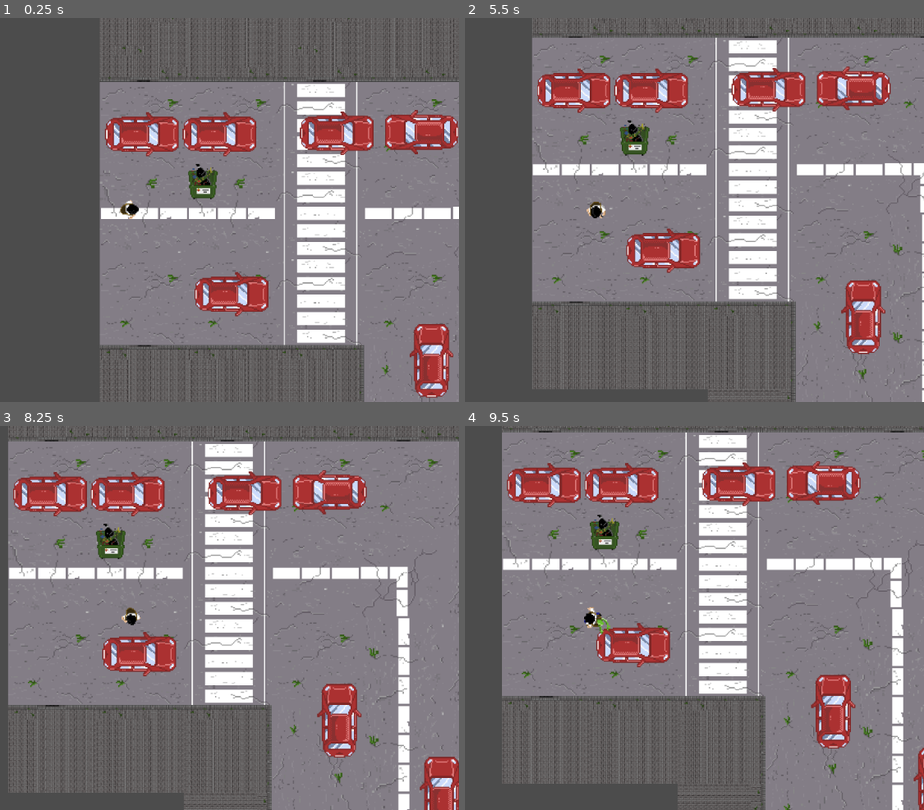
Above: before the commit, frames 1-4 (two rows, left to right).
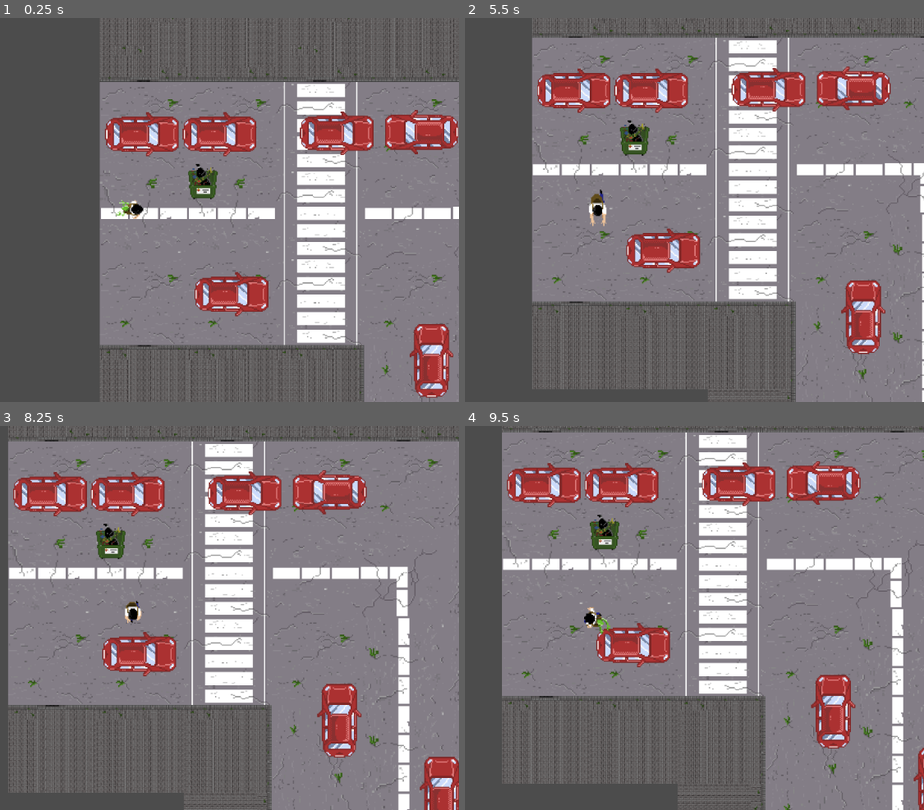
Above: after the commit, the same moments.

Repository: ricargoes/EndangeredPsychicSpecies
Game: Godot game, scene res://level/Level.tscn
Same seed, same stepped clock (60 frames per second), same inputs: the game is played once before the commit and once after it.
Inputs (mouse positions are in pixels of both pictures, inside the frame that each line leads up to):
- Up to frame 1 (0.25 s): no input
- Up to frame 2 (5.5 s): move the mouse to (666, 183) at 0.52 s; press the mouse at (666, 183) at 0.53 s; hold D (carrier_move_right) 0.53-1.28 s; move the mouse to (outside the picture) at 1.27 s; release the mouse at (outside the picture) at 1.28 s; hold S (carrier_move_down) 1.28-2.03 s; right-click (outside the picture) at 1.35 s; move the mouse to (662, 125) at 2.02 s; hold D (carrier_move_right) 2.03-2.78 s; tap Space (carrier_dash) at 2.1, 5.1 s; move the mouse to (561, 286) at 2.77 s; hold W (carrier_move_up) 2.78-3.53 s; tap E (carrier_grab) at 2.85 s; click (561, 286) at 2.92 s; move the mouse to (790, 267) at 3.52 s; press the mouse at (790, 267) at 3.53 s; hold A (carrier_move_left) 3.53-5.03 s; move the mouse to (outside the picture) at 4.27 s; release the mouse at (outside the picture) at 4.28 s; right-click (outside the picture) at 4.35 s; move the mouse to (630, 210) at 5.02 s; hold S (carrier_move_down) from 5.03 s (still down); click (630, 210) at 5.17 s
- Up to frame 3 (8.25 s): move the mouse to (32, 522) at 5.77 s; release S (carrier_move_down) at 5.78 s; hold D (carrier_move_right) 5.78-6.53 s; tap E (carrier_grab) at 5.85 s; move the mouse to (275, 598) at 6.52 s; press the mouse at (275, 598) at 6.53 s; hold W (carrier_move_up) 6.53-7.28 s; move the mouse to (outside the picture) at 7.27 s; release the mouse at (outside the picture) at 7.28 s; hold D (carrier_move_right) 7.28-8.03 s; right-click (outside the picture) at 7.35 s; click (outside the picture) at 7.42 s; move the mouse to (197, 533) at 8.02 s; hold S (carrier_move_down) from 8.03 s (still down); tap Space (carrier_dash) at 8.1 s
- Up to frame 4 (9.5 s): move the mouse to (561, 694) at 8.77 s; release S (carrier_move_down) at 8.78 s; hold A (carrier_move_left) from 8.78 s (still down); tap E (carrier_grab) at 8.85 s

The runs differ from the first frame. In frame 1, 0.2% of the frame differs, in the area x 25-32%, y 47-53%; in frame 2, 0.2%, in the area x 26-31%, y 44-55%; in frame 3, 0.2%; in frame 4, nothing differs.

Commit message:
remaining carrier animations added

Diff:
--- a/actors/Carrier.gd
+++ b/actors/Carrier.gd
@@ -34,7 +34,10 @@
 			set_rotation(movement_dir.angle())
 		move_and_slide(speed, Vector2.ZERO, false, 4, PI/4, false)
 		if movement_dir == Vector2.ZERO:
-			$Sprite.play("standing")
+			if carrying:
+				$Sprite.play("standing_alien")
+			else:
+				$Sprite.play("standing")
 		else:
 			if carrying:
 				$Sprite.play("running_alien")
@@ -42,7 +45,7 @@
 				$Sprite.play("running")
 	else:
 		move_and_slide(dashing_dir*max_speed*2)
-		$Sprite.play("standing_watch")
+		$Sprite.play("dashing")
 
 func try_dashing():
 	if $DashCooldown.is_stopped():
--- a/actors/Carrier.tscn
+++ b/actors/Carrier.tscn
@@ -27,25 +27,39 @@
 [ext_resource path="res://actors/sprites/daddystanding_reloj1.png" type="Texture" id=25]
 [ext_resource path="res://actors/sprites/daddystanding_reloj7.png" type="Texture" id=26]
 [ext_resource path="res://actors/sprites/daddystanding_reloj4.png" type="Texture" id=27]
+[ext_resource path="res://actors/sprites/daddycreaturestanding4.png" type="Texture" id=28]
+[ext_resource path="res://actors/sprites/daddycreaturestanding7.png" type="Texture" id=29]
+[ext_resource path="res://actors/sprites/daddycreaturestanding6.png" type="Texture" id=30]
+[ext_resource path="res://actors/sprites/daddycreaturestanding8.png" type="Texture" id=31]
+[ext_resource path="res://actors/sprites/daddycreaturestanding2.png" type="Texture" id=32]
+[ext_resource path="res://actors/sprites/daddycreaturestanding1.png" type="Texture" id=33]
+[ext_resource path="res://actors/sprites/daddycreaturestanding5.png" type="Texture" id=34]
+[ext_resource path="res://actors/sprites/daddycreaturestanding3.png" type="Texture" id=35]
+[ext_resource path="res://actors/sprites/daddydash_5.png" type="Texture" id=36]
+[ext_resource path="res://actors/sprites/daddydash_1.png" type="Texture" id=37]
+[ext_resource path="res://actors/sprites/daddydash_2.png" type="Texture" id=38]
+[ext_resource path="res://actors/sprites/daddydash_3.png" type="Texture" id=39]
+[ext_resource path="res://actors/sprites/daddydash_4.png" type="Texture" id=40]
+[ext_resource path="res://actors/sprites/daddydash_6.png" type="Texture" id=41]
 
 [sub_resource type="SpriteFrames" id=1]
 animations = [ {
+"frames": [ ExtResource( 10 ), ExtResource( 13 ), ExtResource( 14 ), ExtResource( 8 ), ExtResource( 12 ), ExtResource( 7 ), ExtResource( 11 ), ExtResource( 9 ) ],
+"loop": true,
+"name": "standing",
+"speed": 8.0
+}, {
 "frames": [ ExtResource( 3 ), ExtResource( 4 ), ExtResource( 5 ), ExtResource( 1 ), ExtResource( 6 ) ],
 "loop": true,
 "name": "running",
 "speed": 10.0
-}, {
-"frames": [ ExtResource( 10 ), ExtResource( 13 ), ExtResource( 14 ), ExtResource( 8 ), ExtResource( 12 ), ExtResource( 7 ), ExtResource( 11 ), ExtResource( 9 ) ],
-"loop": true,
-"name": "standing",
-"speed": 8.0
 }, {
 "frames": [ ExtResource( 25 ), ExtResource( 22 ), ExtResource( 24 ), ExtResource( 27 ), ExtResource( 23 ), ExtResource( 26 ), ExtResource( 20 ), ExtResource( 21 ) ],
 "loop": true,
 "name": "standing_watch",
 "speed": 8.0
 }, {
-"frames": [  ],
+"frames": [ ExtResource( 33 ), ExtResource( 32 ), ExtResource( 35 ), ExtResource( 28 ), ExtResource( 34 ), ExtResource( 30 ), ExtResource( 29 ), ExtResource( 31 ) ],
 "loop": true,
 "name": "standing_alien",
 "speed": 5.0
@@ -54,6 +68,11 @@
 "loop": true,
 "name": "running_alien",
 "speed": 10.0
+}, {
+"frames": [ ExtResource( 37 ), ExtResource( 38 ), ExtResource( 39 ), ExtResource( 40 ), ExtResource( 36 ), ExtResource( 41 ) ],
+"loop": true,
+"name": "dashing",
+"speed": 5.0
 } ]
 
 [sub_resource type="RectangleShape2D" id=2]
@@ -72,13 +91,13 @@
 [node name="Carrier" type="KinematicBody2D" groups=[
 "actor",
 ]]
-collision_mask = 6
+collision_mask = 14
 script = ExtResource( 2 )
 
 [node name="Sprite" type="AnimatedSprite" parent="."]
 rotation = 1.5708
 frames = SubResource( 1 )
-animation = "standing_watch"
+animation = "dashing"
 
 [node name="CollisionShape2D" type="CollisionShape2D" parent="."]
 shape = SubResource( 2 )
Not shown: 1 places in actors/Carrier.tscn that only renumber resources
Binary file added: actors/sprites/daddycreaturestanding1.png
Not shown, added: actors/sprites/daddycreaturestanding1.png.import
Binary file added: actors/sprites/daddycreaturestanding2.png
Not shown, added: actors/sprites/daddycreaturestanding2.png.import
Binary file added: actors/sprites/daddycreaturestanding3.png
Not shown, added: actors/sprites/daddycreaturestanding3.png.import
Binary file added: actors/sprites/daddycreaturestanding4.png
Not shown, added: actors/sprites/daddycreaturestanding4.png.import
Binary file added: actors/sprites/daddycreaturestanding5.png
Not shown, added: actors/sprites/daddycreaturestanding5.png.import
Binary file added: actors/sprites/daddycreaturestanding6.png
(and 17 more such lines)
